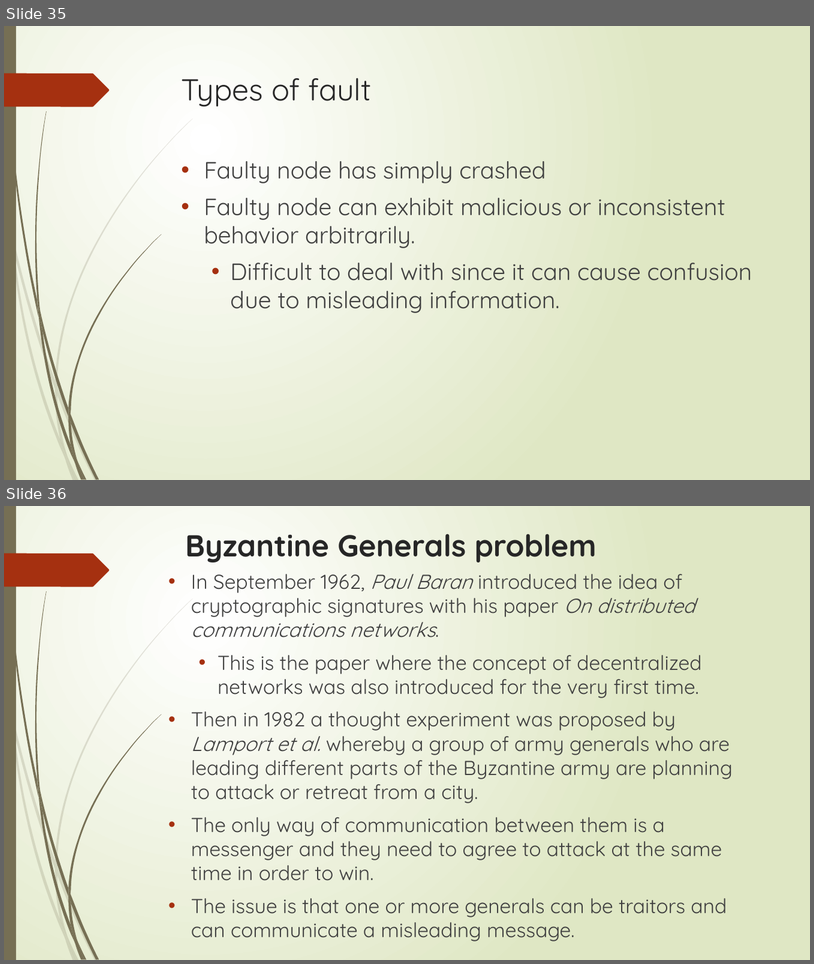
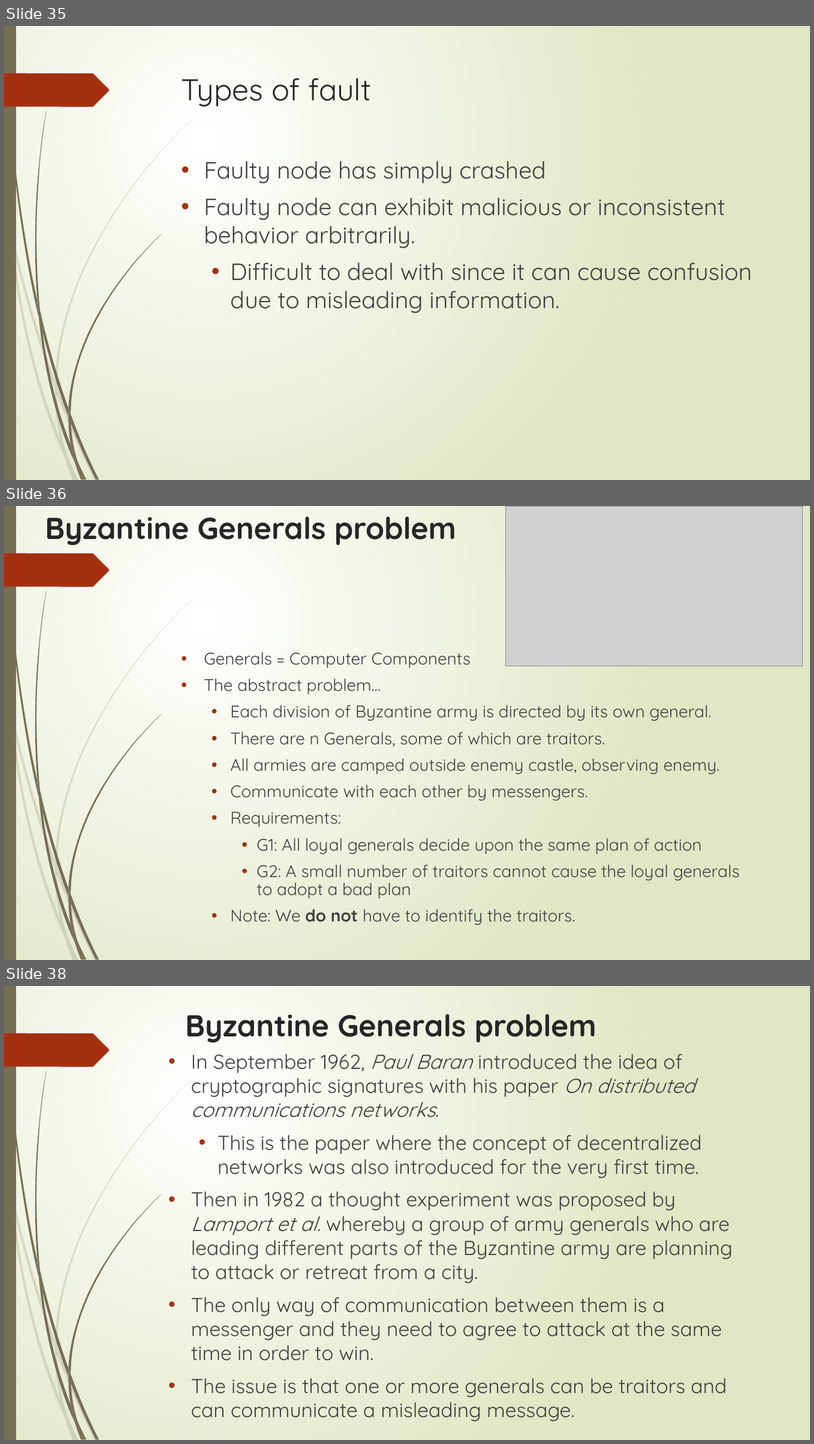
Before and after one commit to sarangparikh22/nmit-blockchain, a slide deck: Distributed Systems 101/Unit1_ppt.pptx. Shown one above the other, each under a label of ours: slides 35 and 36 before the commit, slides 35, 36 and 38 after it; the slides between them are not shown. The pictures are 814x964 and 814x1444 pixels, drawn with LibreOffice and Linux fonts; fonts in the diff are those of the drawing; grey boxes stand for pictures. Boxes give left, top, right and bottom in pixels: in the first picture for what was removed or moved away, otherwise in the second. Text is boxed around its words. In the diff, an @@ line names an element or a change of style, - is before the commit and + after.

```diff
--- a/Distributed Systems 101/Unit1_ppt.pptx
+++ b/Distributed Systems 101/Unit1_ppt.pptx
@@ slide 36 added at <box>4,506,810,960</box>, background gradient #FFFFFF to #DFE8C4; not listed: 24 template elements that a slide beside it also shows @@
@@ title added at <box>45,516,456,545</box>, 36 pt, text #262626, bold @@
+Byzantine Generals problem
@@ picture added at <box>506,506,804,666</box> @@
@@ text added at <box>204,652,740,925</box>, 20 pt, text #404040 @@
+• Generals = Computer Components
+• The abstract problem…
+  • Each division of Byzantine army is directed by its own general.
+  • There are n Generals, some of which are traitors.
+  • All armies are camped outside enemy castle, observing enemy.
+  • Communicate with each other by messengers.
+  • Requirements:
+    • G1: All loyal generals decide upon the same plan of action
+    • G2: A small number of traitors cannot cause the loyal generals to adopt a bad plan
+  • Note: We do not have to identify the traitors.
@@ what was slide 36 is now slide 38 @@
```
Also in this commit, not shown: 4 slides changed, 48 other slides added.
